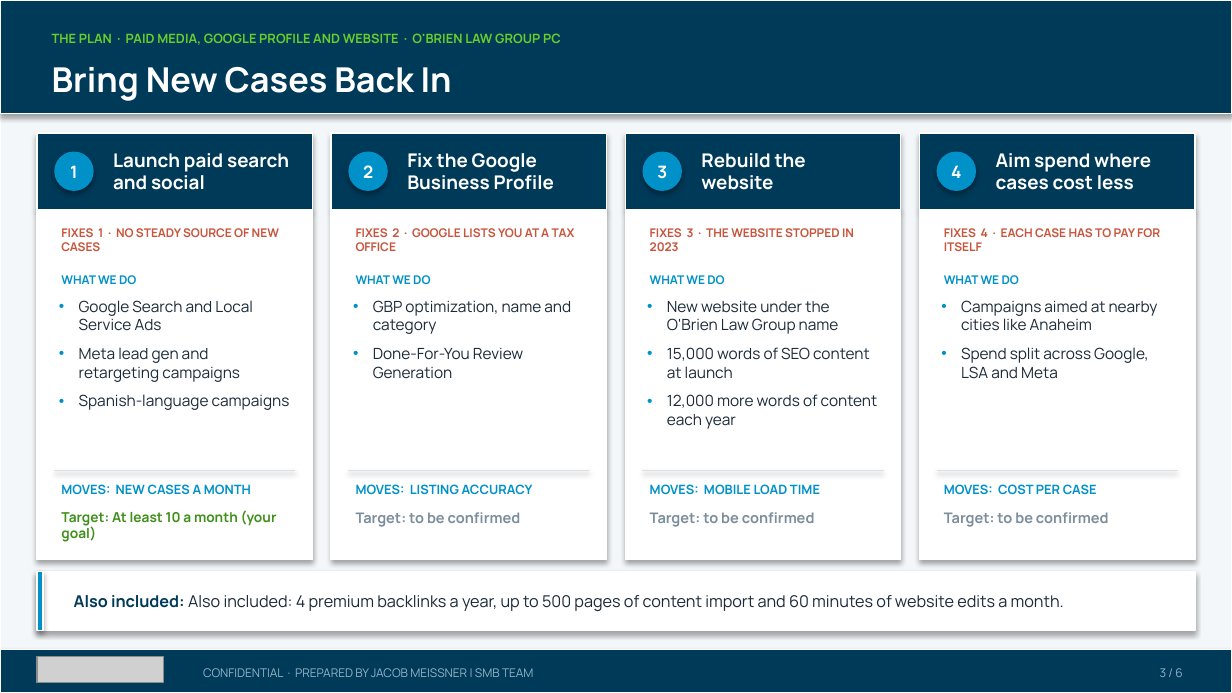
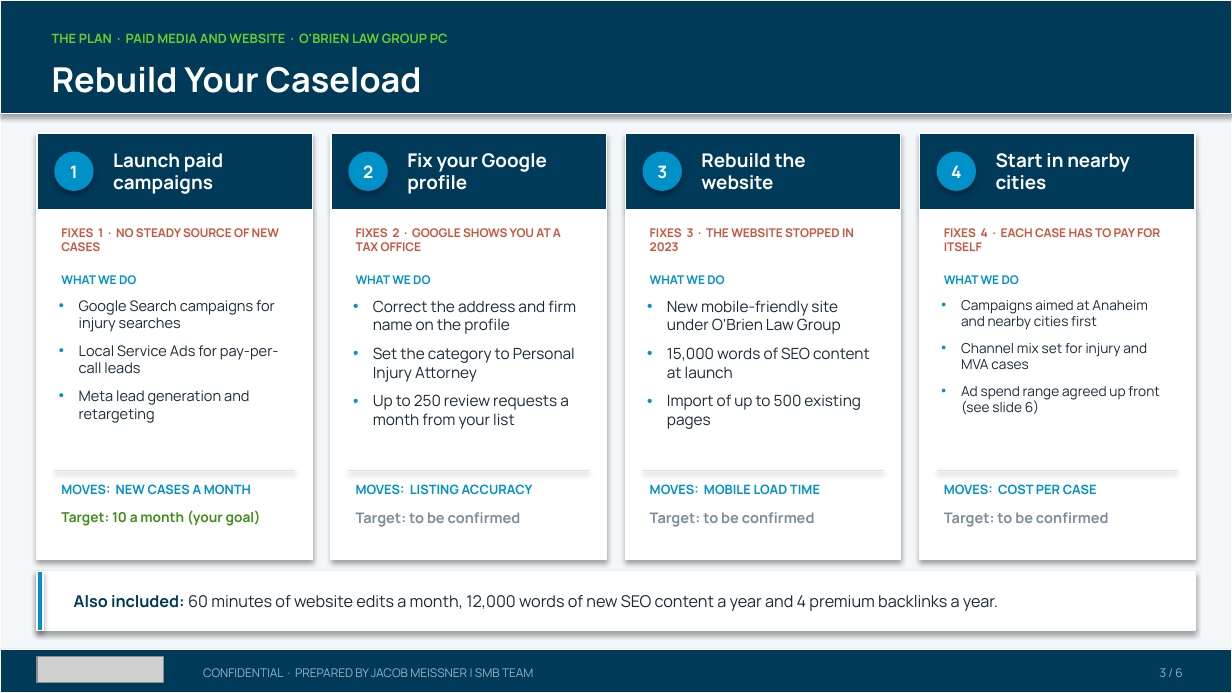
Before and after one commit to SMB-Team-Technology/workwith-smbteam, a slide deck: slide 3 of obrien/ObrienLawGroupPC_November42026_Proposal.pptx. Drawn at 1232x693 pixels with LibreOffice and Linux fonts; fonts in the diff are those of the drawing; grey boxes stand for pictures. Boxes give left, top, right and bottom in pixels: in the first picture for what was removed or moved away, otherwise in the second. Text is boxed around its words. In the diff, an @@ line names an element or a change of style, - is before the commit and + after.

```diff
--- a/obrien/ObrienLawGroupPC_November42026_Proposal.pptx
+++ b/obrien/ObrienLawGroupPC_November42026_Proposal.pptx
@@ text at box(52, 33, 448, 43): text changed @@
-THE PLAN · PAID MEDIA, GOOGLE PROFILE AND WEBSITE · O'BRIEN LAW GROUP PC
+THE PLAN · PAID MEDIA AND WEBSITE · O'BRIEN LAW GROUP PC
@@ text at box(52, 67, 422, 93): text changed @@
-Bring New Cases Back In
+Rebuild Your Caseload
@@ text at box(113, 153, 223, 194): text changed @@
-Launch paid search and social
+Launch paid campaigns
@@ text at box(407, 153, 547, 194): text changed @@
-Fix the Google Business Profile
+Fix your Google profile
@@ text at box(996, 153, 1130, 190): text changed @@
-Aim spend where cases cost less
+Start in nearby cities
@@ text at box(356, 228, 561, 251): text changed @@
-FIXES 2 · GOOGLE LISTS YOU AT A TAX OFFICE
+FIXES 2 · GOOGLE SHOWS YOU AT A TAX OFFICE
@@ text at box(79, 300, 279, 423): text changed; size 9 to 8.5 pt @@
-• Google Search and Local Service Ads
-• Meta lead gen and retargeting campaigns
-• Spanish-language campaigns
+• Google Search campaigns for injury searches
+• Local Service Ads for pay-per-call leads
+• Meta lead generation and retargeting
@@ text at box(373, 300, 576, 429): text changed @@
-• GBP optimization, name and category
-• Done-For-You Review Generation
+• Correct the address and firm name on the profile
+• Set the category to Personal Injury Attorney
+• Up to 250 review requests a month from your list
@@ text at box(667, 300, 841, 334): text changed @@
-• New website under the O'Brien Law Group name
+• New mobile-friendly site under O'Brien Law Group
@@ text at box(961, 300, 1159, 415): text changed; size 9 to 8 pt @@
-• Campaigns aimed at nearby cities like Anaheim
-• Spend split across Google, LSA and Meta
+• Campaigns aimed at Anaheim and nearby cities first
+• Channel mix set for injury and MVA cases
+• Ad spend range agreed up front (see slide 6)
@@ text at box(667, 394, 861, 429): text changed @@
-• 12,000 more words of content each year
+• Import of up to 500 existing pages
@@ text at box(61, 510, 261, 526): text changed @@
-Target: At least 10 a month (your goal)
+Target: 10 a month (your goal)
@@ text at box(74, 595, 998, 611): text changed @@
-Also included: Also included: 4 premium backlinks a year, up to 500 pages of content import and 60 minutes of website edits a month.
+Also included: 60 minutes of website edits a month, 12,000 words of new SEO content a year and 4 premium backlinks a year.
```
Also in this commit, not shown: 5 other slides changed, 1 other file.
